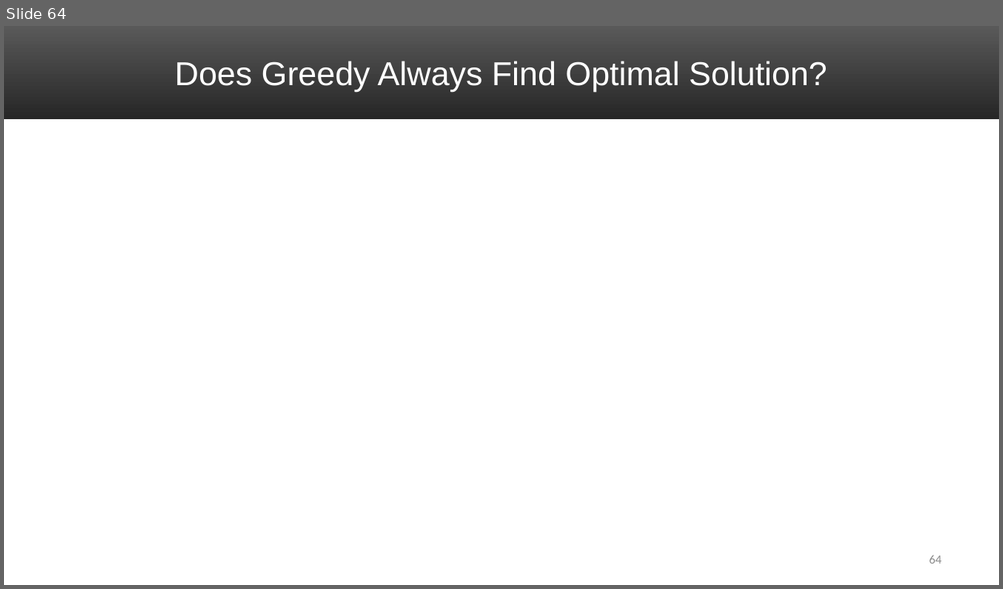
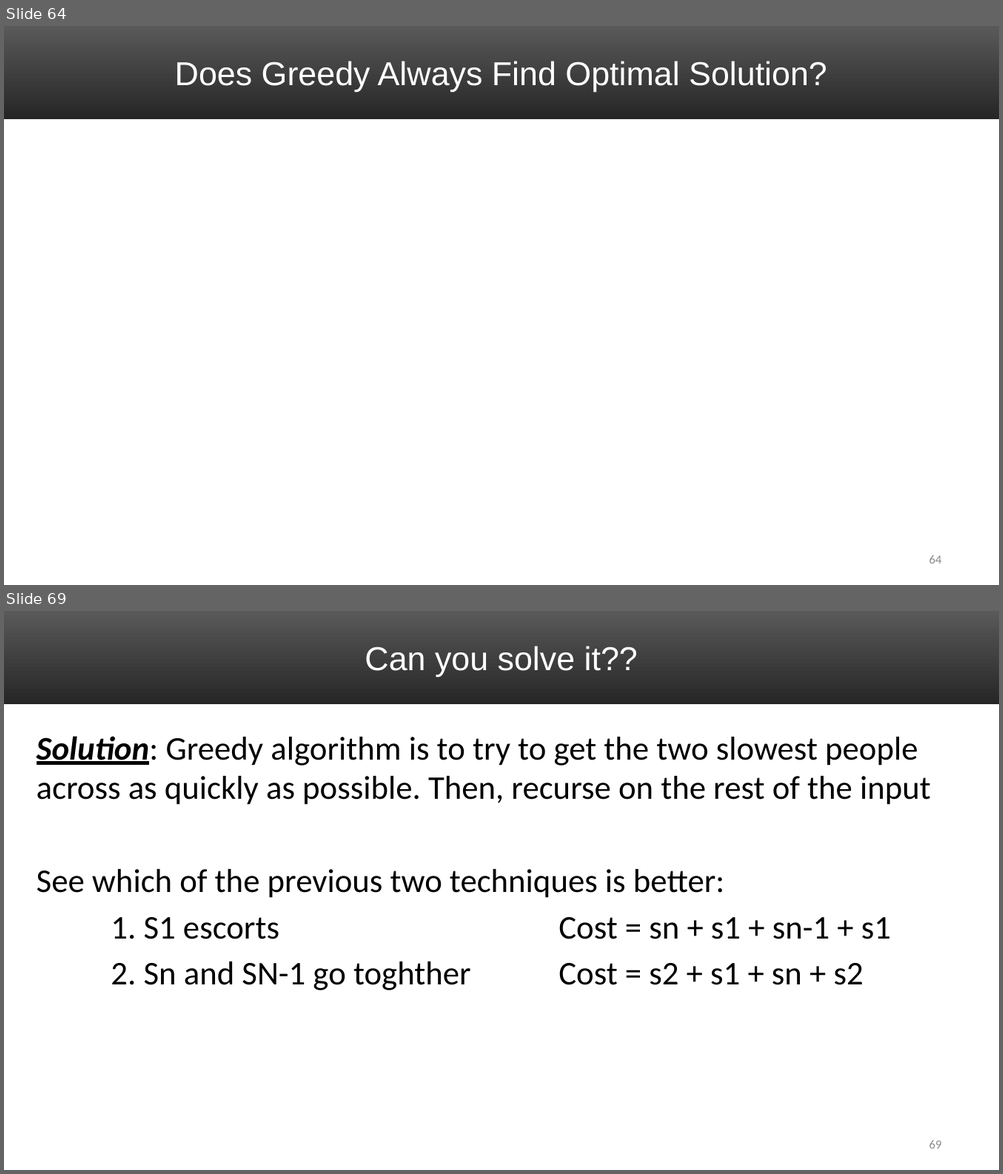
Before and after one commit to uva-cs/cs4102-f21, a slide deck: slides/GreedyAlgorithms_1.pptx. Shown one above the other, each under a label of ours: slide 64 before the commit, slides 64 and 69 after it; the slides between them are not shown. The pictures are 1003x589 and 1003x1174 pixels, drawn with LibreOffice and Linux fonts; fonts in the diff are those of the drawing; grey boxes stand for pictures. Boxes give left, top, right and bottom in pixels: in the first picture for what was removed or moved away, otherwise in the second. Text is boxed around its words. In the diff, an @@ line names an element or a change of style, - is before the commit and + after.

```diff
--- a/slides/GreedyAlgorithms_1.pptx
+++ b/slides/GreedyAlgorithms_1.pptx
@@ slide 69 added at (4, 611, 999, 1170), background #FFFFFF; not listed: 1 template element that a slide beside it also shows @@
@@ title added at (364, 646, 637, 677), 32 pt, text #FFFFFF @@
+Can you solve it??
@@ text added at (37, 736, 930, 991), 32 pt, text #000000 @@
+Solution: Greedy algorithm is to try to get the two slowest people across as quickly as possible. Then, recurse on the rest of the input
+See which of the previous two techniques is better:
+1. S1 escorts Cost = sn + s1 + sn-1 + s1
+2. Sn and SN-1 go toghther Cost = s2 + s1 + sn + s2
@@ page number added at (929, 1141, 942, 1149), 12 pt, text #8C8C8C @@
+69
```
Also in this commit, not shown: 5 other slides added.
